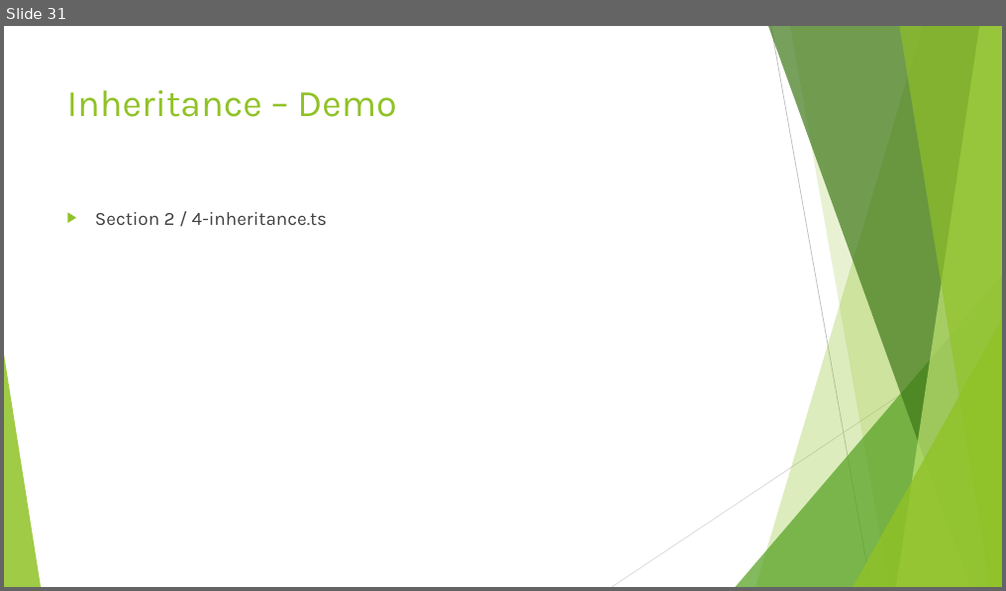
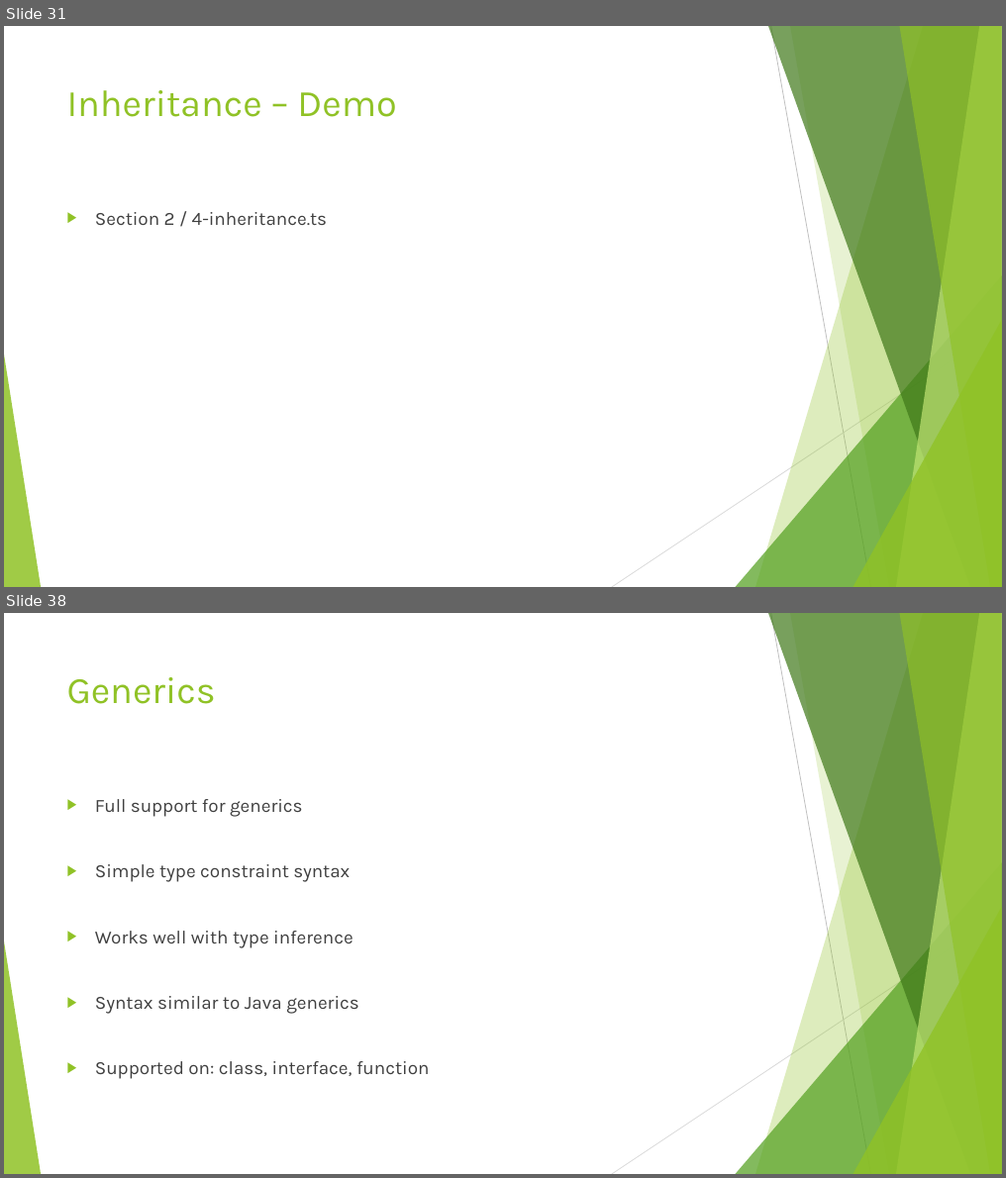
Before and after one commit to dflor003/typescript-fundamentals, a slide deck: Presentation/TypeScriptFundamentals.pptx. Shown one above the other, each under a label of ours: slide 31 before the commit, slides 31 and 38 after it; the slides between them are not shown. The pictures are 1006x591 and 1006x1178 pixels, drawn with LibreOffice and Linux fonts; fonts in the diff are those of the drawing. Boxes give left, top, right and bottom in pixels: in the first picture for what was removed or moved away, otherwise in the second. Text is boxed around its words. In the diff, an @@ line names an element or a change of style, - is before the commit and + after.

Commit message:
DanilF: Added to interfaces section. Added slides and examples for lambdas, generics, and definition files.

```diff
--- a/Presentation/TypeScriptFundamentals.pptx
+++ b/Presentation/TypeScriptFundamentals.pptx
@@ slide 38 added at <box>4,613,1002,1174</box>, background #FFFFFF; not listed: 10 template elements that a slide beside it also shows @@
@@ title added at <box>67,677,216,704</box>, 36 pt, text #90C226 @@
+Generics
@@ text added at <box>95,799,430,1079</box>, 18 pt, text #404040 @@
+▶ Full support for generics
+▶ Simple type constraint syntax
+▶ Works well with type inference
+▶ Syntax similar to Java generics
+▶ Supported on: class, interface, function
```
Also in this commit, not shown: 13 other slides added, 16 other files.
